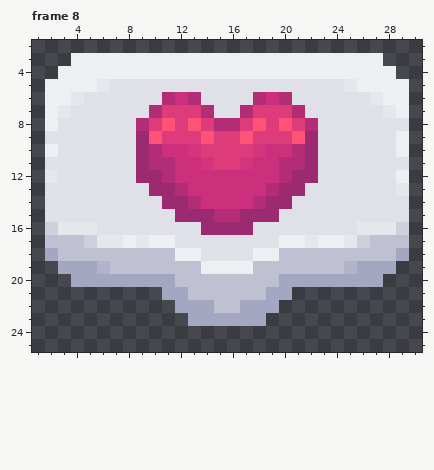
A pixel-art file gets an edit: aseprite/emotes.aseprite. The first picture shows the starting point.
32x32 pixels, 16 frames. Colours within 5 levels of each other are drawn and written as one. Shown: frame 8: x 1..30, y 2..25. The commit also changed other frames, which this record leaves out.
And afterwards:
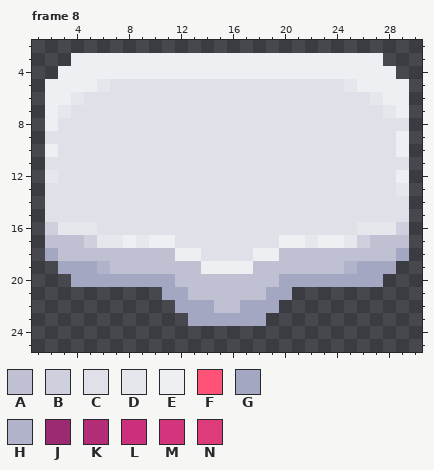
Palette (. is transparent): A #bfc1d3  B #ced0dd  C #dfe0e8  D #e6e7ed  E #eeeff3  F #ff5277  G #a3a7c2  H #b0b3ca  J #9c2a70  K #b32d76  L #cc2f7b  M #d4347b  N #de3b7a
Author's note on the commit: :sparkles: add sad emotes
Difference:
layer "unhappy" now hidden
layer "happy" now hidden
--- frame 8
@@ x 7..24 @@
  5 CCCCCCCCCCCCCCCCCC
- 6 CCCCKLKCCCCKLKCCCC
- 7 CCCKNNNKCCKNNNKCCC
- 8 CCKNFNFNKKNFNFNKCC
- 9 CCJFNNNFNNFNNNFJCC
-10 CCJKLLMNNNNMLLKJCC
-11 CCJKKLLMNNMLLKKJCC
-12 CCJJKLLLLLLLLKJJCC
-13 CCCJJKLLLLLLKJJCCC
-14 CCCCJJKLLLLKJJCCCC
-15 CCCCCJJJKKJJJCCCCC
-16 CCCCCCCJJJJCCCCCCC
+ 6 CCCCCCCCCCCCCCCCCC
+ 7 CCCCCCCCCCCCCCCCCC
+ 8 CCCCCCCCCCCCCCCCCC
+ 9 CCCCCCCCCCCCCCCCCC
+10 CCCCCCCCCCCCCCCCCC
+11 CCCCCCCCCCCCCCCCCC
+12 CCCCCCCCCCCCCCCCCC
+13 CCCCCCCCCCCCCCCCCC
+14 CCCCCCCCCCCCCCCCCC
+15 CCCCCCCCCCCCCCCCCC
+16 CCCCCCCCCCCCCCCCCC
 17 DEDEECCCCCCCCEEDEE
Pixel boxes of the changes (left, top, right, bottom) in both pictures:
changed: (136, 92, 318, 235)
